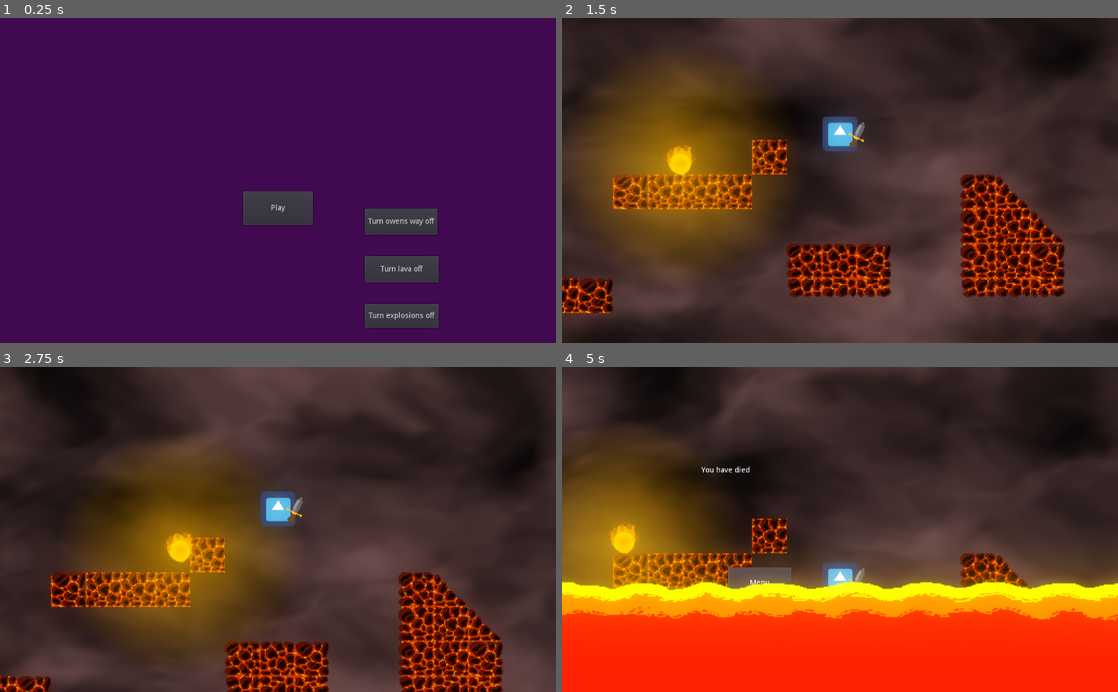
Above: before the commit, frames 1-4 (two rows, left to right).
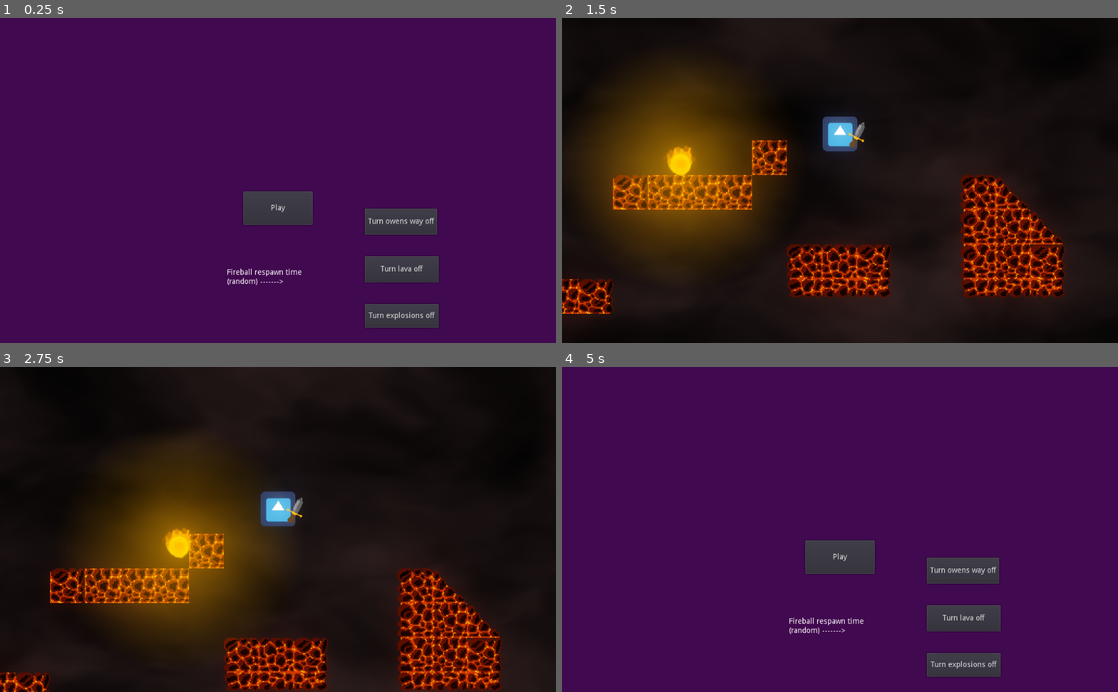
Above: after the commit, the same moments.

Repository: Schmo103/Project-Archimedes-Github-Game-Off-2022-
Game: Godot game, scene res://universe.tscn
The game is run twice, just before and just after one commit, with the same random seed, the same clock (stepped at 60 frames per second) and the same inputs. The engine's default icon, where the game draws it, is replaced by a stand-in: a white triangle on a blue panel in a dark square.
Inputs (mouse positions are in pixels of both pictures, inside the frame that each line leads up to):
- Up to frame 1 (0.25 s): no input
- Up to frame 2 (1.5 s): click "Play" at 0.5 s; tap Enter (ui_accept) at 1.25 s; move the mouse to (962, 164) at 1.27 s
- Up to frame 3 (2.75 s): tap Enter (ui_accept) at 1.52, 2.27 s; move the mouse to (166, 545) at 2.02 s
- Up to frame 4 (5 s): move the mouse to (895, 458) at 2.77 s; move the mouse to (812, 594) at 3.52 s; tap Enter (ui_accept) at 3.77, 4.52 s; move the mouse to (1006, 578) at 4.27 s; tap Escape (ui_cancel) at 4.9 s

The runs differ from the first frame. In frame 1, 0.2% of the frame differs, in the area x 40-55%, y 77-83%; in frame 2, 78%; in frame 3, 80%; in frame 4, 100%, in the area x 0-100%, y 0-100%.

Commit message:
fixed movement with sam

Diff:
--- a/Archimedes/firesprite.tscn
+++ b/Archimedes/firesprite.tscn
@@ -1,8 +1,11 @@
-[gd_scene load_steps=5 format=2]
+[gd_scene load_steps=8 format=2]
 
 [ext_resource path="res://art/fireball.png" type="Texture" id=1]
 [ext_resource path="res://firesprite/firesprite.gd" type="Script" id=2]
 [ext_resource path="res://explode.tscn" type="PackedScene" id=3]
+[ext_resource path="res://sound/explosion.wav" type="AudioStream" id=4]
+[ext_resource path="res://sound/explosion_2.wav" type="AudioStream" id=5]
+[ext_resource path="res://sound/new_explosion.wav" type="AudioStream" id=6]
 
 [sub_resource type="CircleShape2D" id=1]
 radius = 12.0
@@ -24,4 +27,16 @@
 
 [node name="Timer" type="Timer" parent="."]
 
+[node name="explosion_sound" type="AudioStreamPlayer" parent="."]
+stream = ExtResource( 5 )
+volume_db = -20.0
+
+[node name="explosion_sound2" type="AudioStreamPlayer" parent="."]
+stream = ExtResource( 4 )
+volume_db = -20.0
+
+[node name="explosion_sound3" type="AudioStreamPlayer" parent="."]
+stream = ExtResource( 6 )
+volume_db = -20.0
+
 [connection signal="timeout" from="Timer" to="." method="_on_Timer_timeout"]
--- a/Archimedes/firesprite/firesprite.gd
+++ b/Archimedes/firesprite/firesprite.gd
@@ -13,10 +13,14 @@
 var coast_range = 500
 var velocity = Vector2()
 
+onready var sound = $'explosion_sound'
+onready var sound2 = $'explosion_sound2'
+onready var sound3 = $'explosion_sound3'
+
 var owens_way = false
 var target = Vector2()
 var ex_force_max = 600
-var ex_force_min = 225
+var ex_force_min = 600
 var ex_force_range = 150
 var ex_crit_range = 20
 
@@ -70,6 +74,13 @@
 		$Particles2D.emitting = true
 #		$Particles2D.emitting = false
 		$Sprite.visible = false
+		var choice_sound = randi() % 2
+		if choice_sound == 0:
+			sound.play()
+		elif choice_sound == 1:
+			sound2.play()
+		elif choice_sound == 2:
+			sound3.play()
 		if started == false:
 			$Timer.start(0.4)
 			started = true
--- a/Archimedes/menu.tscn
+++ b/Archimedes/menu.tscn
@@ -56,6 +56,14 @@
 margin_bottom = 572.0
 text = "Turn explosions off"
 
+[node name="firesprite respawn rate" type="Label" parent="."]
+margin_left = 418.0
+margin_top = 463.0
+margin_right = 556.0
+margin_bottom = 555.0
+text = "Fireball respawn time
+(random) ------->"
+
 [connection signal="pressed" from="Button" to="." method="_on_Button_pressed"]
 [connection signal="pressed" from="lava" to="." method="_on_lava_pressed"]
 [connection signal="pressed" from="owens" to="." method="_on_owens_pressed"]
--- a/Archimedes/player.tscn
+++ b/Archimedes/player.tscn
@@ -28,9 +28,6 @@
 position = Vector2( 337, 224 )
 scale = Vector2( 0.5, 0.5 )
 script = ExtResource( 3 )
-__meta__ = {
-"_edit_group_": true
-}
 
 [node name="Sprite" type="Sprite" parent="."]
 use_parent_material = true
--- a/Archimedes/player/player.gd
+++ b/Archimedes/player/player.gd
@@ -1,13 +1,13 @@
 extends KinematicBody2D
-var speed = 200 #set movement speed
+var speed = 40 #set movement speed
 var velocity = Vector2(0, 0) #set initial velocity
 var jump = false #variable to record if jump button was pressed
-var grav = 20 #set gravity speed
-var jump_speed = 500 #set jump speed
-var fric = 10
+var grav = 22 #set gravity speed
+var jump_speed = 515 #set jump speed
+var fric = 22
 
-var air_fric = 5
-var MAXSPEED = 200
+var air_fric = 20
+var MAXSPEED = 250
 var min_air = 0
 
 
--- a/Archimedes/world.tscn
+++ b/Archimedes/world.tscn
@@ -55,7 +55,7 @@
 
 	float final = fbm(coord + motion);
 
-	COLOR = vec4(color, final * 0.9);
+	COLOR = vec4(color, final * 0.5);
 }
 "
 
@@ -404,6 +404,15 @@
 align = 1
 valign = 1
 
+[node name="WorldEnvironment" type="WorldEnvironment" parent="."]
+environment = SubResource( 18 )
+
+[node name="Lava" type="Sprite" parent="."]
+position = Vector2( 509, 781 )
+texture = ExtResource( 1 )
+region_rect = Rect2( 0, 18, 1200, 582 )
+script = ExtResource( 2 )
+
 [node name="menu" type="Button" parent="."]
 visible = false
 margin_left = 397.0
@@ -413,15 +422,6 @@
 rect_scale = Vector2( 0.5, 0.5 )
 text = "Menu"
 
-[node name="WorldEnvironment" type="WorldEnvironment" parent="."]
-environment = SubResource( 18 )
-
-[node name="Lava" type="Sprite" parent="."]
-position = Vector2( 509, 781 )
-texture = ExtResource( 1 )
-region_rect = Rect2( 0, 18, 1200, 582 )
-script = ExtResource( 2 )
-
 [connection signal="firesprite_hits_player" from="." to="player" method="_on_World_firesprite_hits_player"]
 [connection signal="timeout" from="fire_sprite_timer" to="." method="_on_fire_sprite_timer_timeout"]
 [connection signal="pressed" from="menu" to="." method="_on_menu_pressed"]
--- a/Archimedes/world/world.gd
+++ b/Archimedes/world/world.gd
@@ -9,7 +9,7 @@
 var first = true
 
 onready var timer = $fire_sprite_timer
-onready var spawn_time = 7
+onready var spawn_time = 1
 onready var fire_sprite = load('res://firesprite.tscn')
 var spawnable = true
 var screen_x = OS.get_window_size().x
Binary file added: Archimedes/art/magma_tiles.png
Not shown, added: Archimedes/art/magma_tiles.png.import
Not shown, added: Archimedes/sound/explosion.wav.import
Not shown, added: Archimedes/sound/explosion_2.wav.import
Not shown, added: Archimedes/sound/new_explosion.wav.import
Not shown, added: Archimedes/sound/explosion.wav
Not shown, added: Archimedes/sound/explosion_2.wav
Not shown, added: Archimedes/sound/new_explosion.wav
